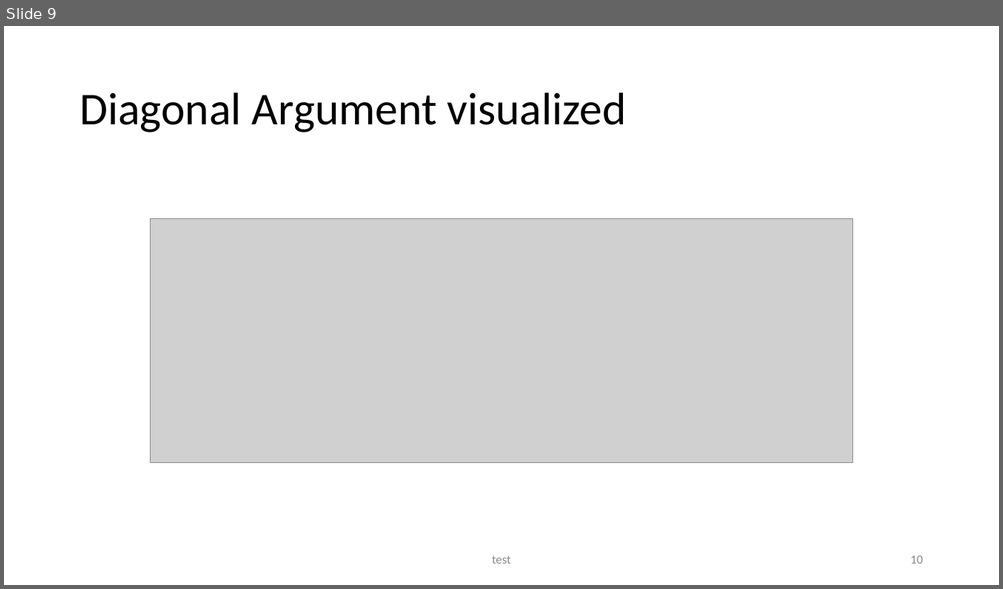
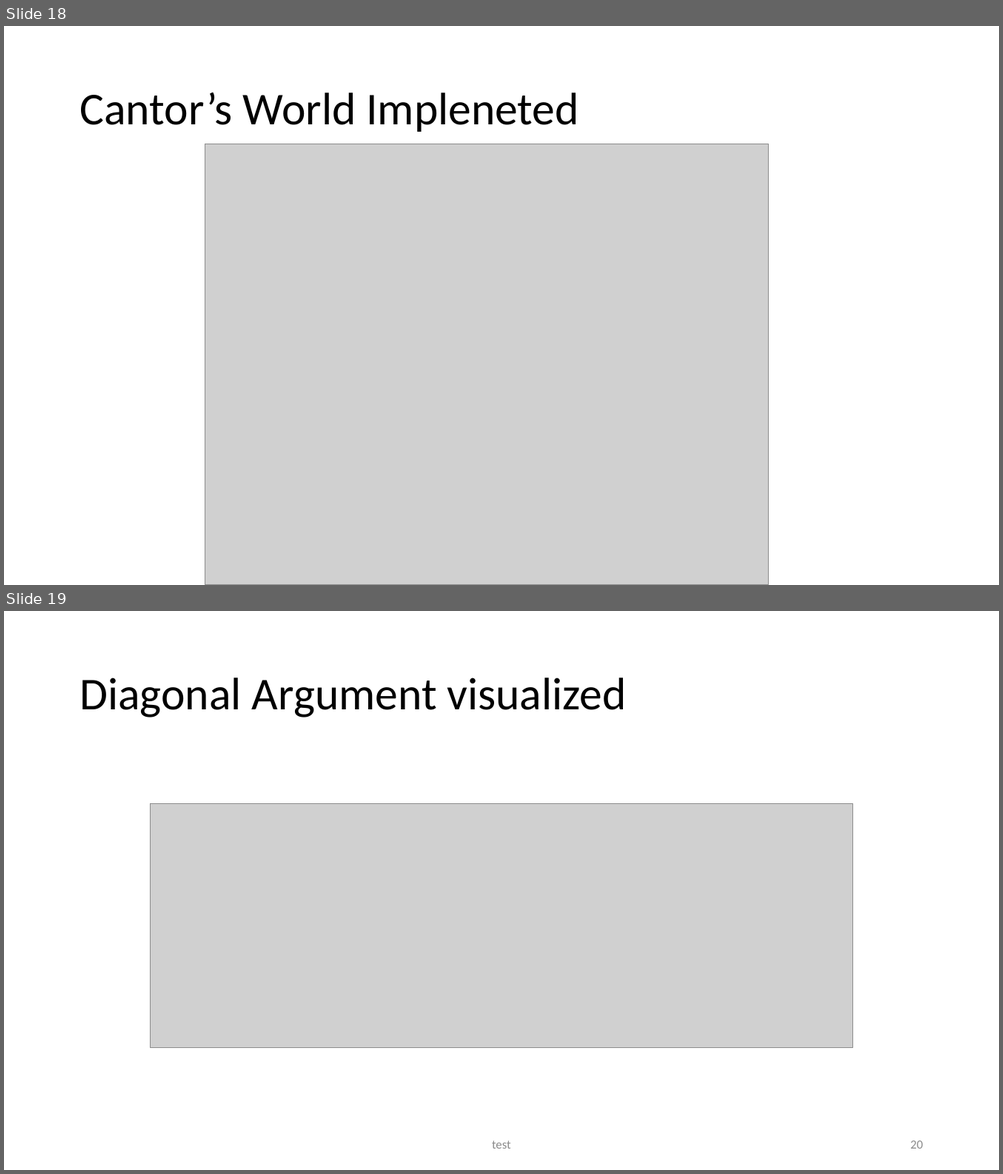
Before and after one commit to seanwestfall/algorithm_w_presentation, a slide deck: Presentation1.pptx. Shown one above the other, each under a label of ours: slide 9 before the commit, slides 18 and 19 after it. The pictures are 1003x589 and 1003x1174 pixels, drawn with LibreOffice and Linux fonts; fonts in the diff are those of the drawing; grey boxes stand for pictures. Boxes give left, top, right and bottom in pixels: in the first picture for what was removed or moved away, otherwise in the second. Text is boxed around its words. In the diff, an @@ line names an element or a change of style, - is before the commit and + after.

```diff
--- a/Presentation1.pptx
+++ b/Presentation1.pptx
@@ slide 18 added at [4, 26, 999, 585], background #FFFFFF @@
@@ title added at [79, 93, 578, 132], 44 pt, text #000000 @@
+Cantor’s World Impleneted
@@ picture added at [205, 144, 768, 585] @@
@@ what was slide 9 is now slide 19 @@
@@ page number at [910, 1141, 922, 1149]: text changed @@
-10
+20
```
Also in this commit, not shown: 1 slide changed, 10 other slides added.
